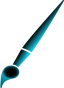
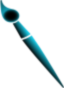
Before/after of a 64×88 layered artwork. What changed in the layer stack:
painted on "Pasted Layer" over [left=0, top=0, right=64, bottom=88]
